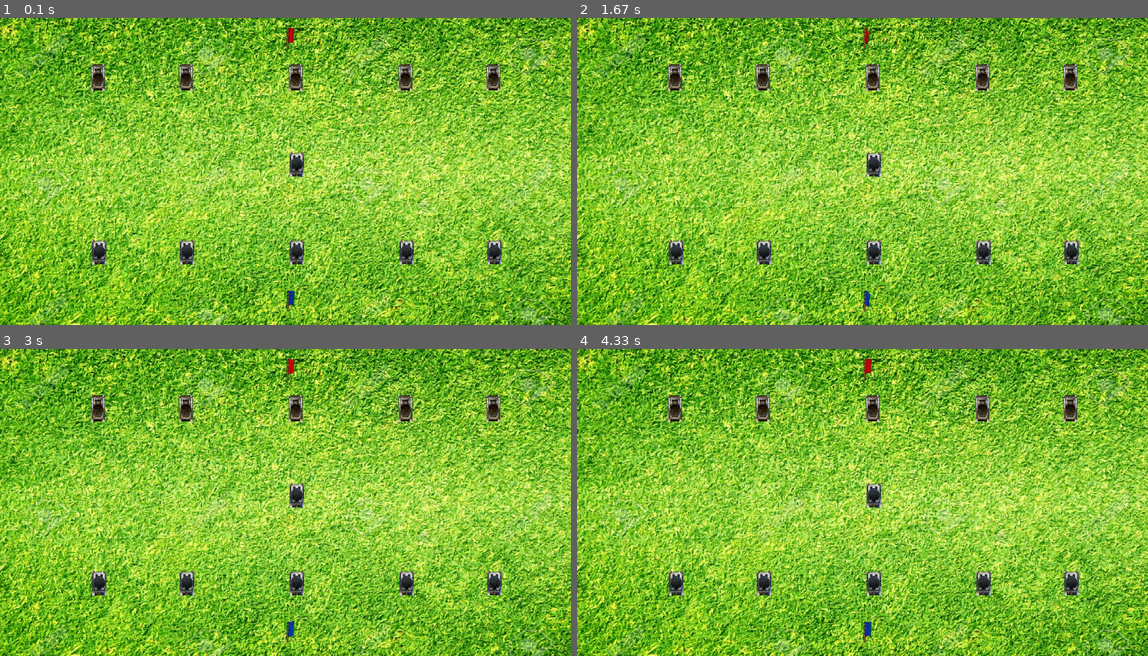
Above: before the commit, frames 1-4 (two rows, left to right).
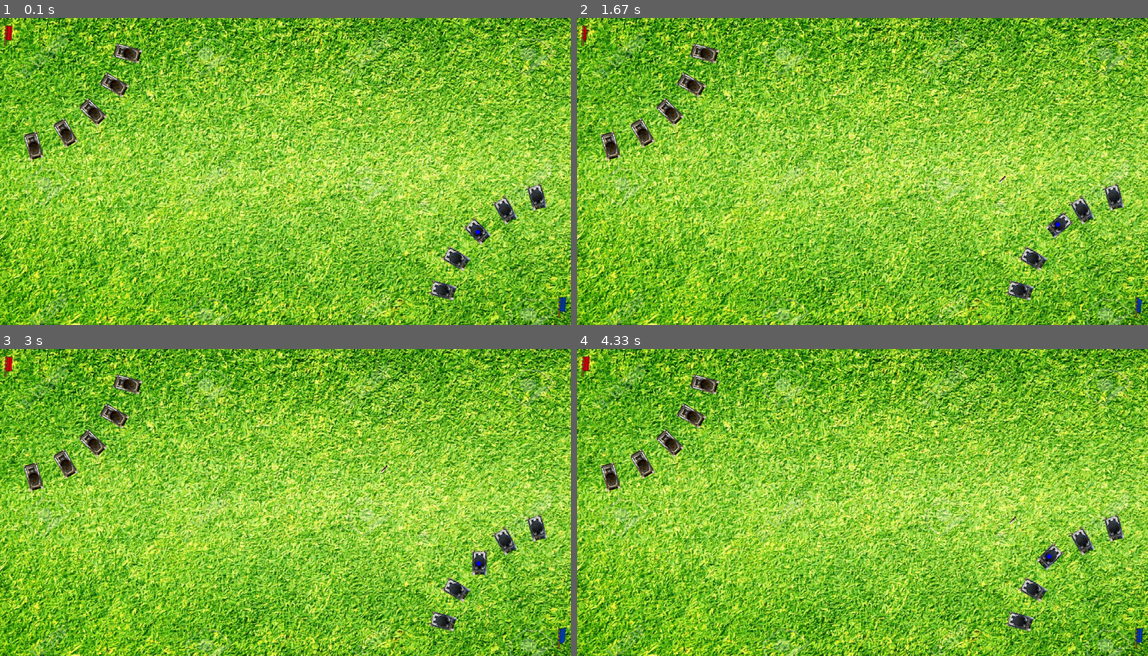
Above: after the commit, the same moments.

Repository: khanhtran-cse/ass-game-2018
Game: pygame game, started from main.py
Two runs of this game, one before a commit and one after it. Both use one fixed random seed, a clock stepped at 60 frames per second and the inputs below.
Inputs:
- Up to frame 1 (0.1 s): no input
- Up to frame 2 (1.67 s): tap Space at 0.33, 0.73, 1.03, 1.23, 1.57 s; hold D 0.67-1.13 s; hold W 1.17-1.47 s; hold D from 1.5 s (still down)
- Up to frame 3 (3 s): tap Space at 1.87, 2.07, 2.37, 2.63, 2.97 s; release D at 1.97 s; hold A 2-2.53 s; hold S 2.57-2.87 s; hold A from 2.9 s (still down)
- Up to frame 4 (4.33 s): tap Space at 3.27, 3.4, 3.8, 4.1 s; release A at 3.3 s; hold W 3.33-3.7 s; hold D from 3.73 s (still down)

The runs differ from the first frame. In frame 1, 4.8% of the frame differs, in the area x 0-100%, y 2-98%; in frame 2, 4.7%; in frame 3, 4.8%; in frame 4, 4.8%.

Commit message:
[update] AI

Diff:
--- a/basetank.py
+++ b/basetank.py
@@ -1,53 +1,154 @@
 
 from const import *
 from util import *
+from bullet import Bullet
+import random
 
 class BaseTank(pygame.sprite.Sprite):
 
 	speed = TANK_SPEED
-	isDestroy = False
 	isVisible = False
+	canShot = True
 	size_image = (50,30)
 
-	def __init__(self, pos):
+	def __init__(self, position, angle, isAlly):
 		pygame.sprite.Sprite.__init__(self)
 
 		self.image_sprite = pygame.image.load('./images/tank-sprite-png-2.png')
 
-		self.pos = pos
+		self.position = position
+		self.isAlly = isAlly
+		self.angle = angle
+		if isAlly == True:
+			self.tank1_image()
+		else:
+			self.tank2_image()
 		self.hp = TANK_HP
 
+		self.state = ('Nothing')
+
+		self.timeToReload = pygame.time.get_ticks()
+		self.timeToChangeAI = pygame.time.get_ticks()
+
 	def tank1_image(self):
-		self.image = self.image_sprite.subsurface((182,15,232 - 182,88-15))
-		self.rect = (self.pos, (232 - 182,88-15))
+		self.original_image = self.image_sprite.subsurface((182,15,232 - 182,88-15))
+		self.image = pygame.transform.rotate(self.original_image, self.angle)
+		self.rect = self.image.get_rect(center = self.position)
 
 	def tank2_image(self):
-		self.image = self.image_sprite.subsurface((182,345,232 - 182,415-345))
-		self.rect = (self.pos, (232 - 182,415-345))
+		self.original_image = self.image_sprite.subsurface((182,345,232 - 182,415-345))
+		self.image = pygame.transform.rotate(self.original_image, self.angle)
+		self.rect = self.image.get_rect(center = self.position)
 
-
-	def updateIsDestroy(self):
-		self.isDestroy = True
 
 	def updateIsVisible(self, isVisible):
 		self.isVisible = isVisible
 
-	def move(self, loc):
-		pass
+	def move(self, direction):
+		if(direction == "head"):
+			self.position = newPosition(self.position, self.angle +90 , self.speed)
+		elif(direction == 'left'):
+			self.angle += TANK_ANGLE_TO_ROTATE
+			self.angle %=360
+			# self.position = newPosition(self.position, self.angle, self.speed)
+		elif(direction == 'right'):
+			self.angle -= TANK_ANGLE_TO_ROTATE
+			self.angle %=360
+			# self.position = newPosition(self.position, self.angle, self.speed)
+		elif(direction == 'back'):
+			self.position = newPosition(self.position, self.angle + 90, -self.speed)
+		x, y = self.position
+		if x <= 0:
+			x = 0
+		elif x >= WINDOW_WIDTH:
+			x = WINDOW_WIDTH
+		if y <=0:
+			y =0
+		elif y >= WINDOW_HEIGHT:
+			y = WINDOW_HEIGHT
+		self.position = (x,y)
+		# print(self.angle)
+		# print(self.position)
 
 	def shot(self):
-		pass
+		if self.canShot:
+			self.canShot = False
+			return Bullet(self.angle +90, newPosition(self.position, self.angle + 90, TANK_ALPHA_FOR_BULLET_FIRE))
+		else:
+			print("Need time to reload")
+			return None
 
 	def isShoted(self, hp):
 		if hp < self.hp:
 			self.hp -= hp
 			# animation for shoted
 		else:
-			self.isDestroy = True
 			# animation for destroyed
+			self.kill()
 
-	def perception(self):
+	def perception(self, teamEnemy, flagEnemy, flagAlly, attack_per):
+		res = []
+		mi = 100000000
+		for i in teamEnemy:
+			res.append(distance_eulic(self.position, i.position) )
+			if(res[-1] < mi):
+				temp = i
+		res.append(distance_eulic(self.position, flagEnemy.position))
+		if (res[-1]<mi):
+			temp = flagEnemy
+		tmp = min(res)
+		if tmp <= BULLET_MAX_DISTANCE**2:
+			return ('findEnemy', temp)
+		elif flagAlly.hp <= FLAG_HP_WARNING:
+			return ('inDefend', flagAlly)
+		elif flagEnemy.hp <= FLAG_HP_WARNING:
+			return('inAttack', flagEnemy)
+		elif random.random() <= attack_per:
+			return('inAttack', flagEnemy)
+		else:
+			return('inDefend', flagEnemy)
+
+
+	def moveAt(self,target):
+		angle = pygame.math.Vector2(target.position[0]- self.position[0], target.position[1]- self.position[1]).angle_to((1,0))
+		# print(abs(angle), self.angle +90)
+		if( abs(abs(angle)-(self.angle+90)) < ANGLE_PERCENT) :
+			self.move('head')
+		else:
+			self.move('left')
 		pass
 
+	def AI(self, teamEnemy, bulletGroup, flagEnemy, flagAlly,attack_per):
+		self.tmp = pygame.time.get_ticks()
+		if self.tmp - self.timeToChangeAI  >= TIMER:
+			# print('in')
+			self.timeToReload = self.tmp
+			self.state = self.perception(teamEnemy, flagEnemy, flagAlly,attack_per)
+		if (self.state[0] == 'findEnemy'):
+			# print(self.state[1])
+			angle = pygame.math.Vector2(self.state[1].position[0]- self.position[0], self.state[1].position[1]- self.position[1]).angle_to((1,0))
+			# print(abs(angle), self.angle +90)
+			if( abs(abs(angle)-(self.angle+90)) < ANGLE_PERCENT) and self.canShot  :
+				print('shot')
+				bulletGroup.add(self.shot())
+			else:
+				self.move('back')
+
+		elif (self.state[0] == 'inAttack'):
+			self.moveAt(self.state[1])
+		elif (self.state[0] == 'inDefend'):
+			self.moveAt(self.state[1])
+		else:
+			print('stay')
+		return self.state
+
+
+
 	def update(self):
-		pass
+		self.tmp = pygame.time.get_ticks()
+		if (self.tmp - self.timeToReload > TANK_TIME_RELOAD):
+			self.timeToReload = self.tmp
+			self.canShot = True
+		self.image = pygame.transform.rotate(self.original_image, self.angle)
+		self.rect = self.image.get_rect(center = self.position)
+		# self.rect = (self.position, (232 - 182,415-345))
--- a/bullet.py
+++ b/bullet.py
@@ -1,50 +1,62 @@
 from const import *
+from util import *
 
 class Bullet(pygame.sprite.Sprite):
 
 	isStop = False
 	speed = BULLET_SPEED
+	timeCollionWithWall = BULLET_TIME_REFLECT_WALL
 
-	def __init__(self, screen, typ, damage, vect, start_pos):
+	def __init__(self, angle, position):
 		"""type of buttle like laze, ...
 			vect: pygame.math.Vector2
 		"""
 		super().__init__()
 
-		self.image = pygame.image.load('./images/bullet_25_25.jpg')
-		self.size = self.image.get_rect().size
-
-		self.screen = screen
-
-		self.typ = typ
-		self.damage = damage
-		self.vect = vect
-		self.start_pos = start_pos
-		self.start_time = pygame.time.get_ticks()
+		self.image_sprite = pygame.image.load('./images/bullet_x.jpg').convert_alpha()
+		self.original_image = self.image_sprite.subsurface((427,253,468-427,372-253))
+		self.original_image = pygame.transform.scale(self.original_image, (5,20))
+		self.image = pygame.transform.rotate(self.original_image, angle)
+		self.original_position = position
+		self.position = position
+		self.rect = self.image.get_rect(center= self.position)
+		self.angle = angle
 		self.damage = BULLET_DAMAGE
 
+		self.start_time = pygame.time.get_ticks()
 
-
-	def checkCollisionWithWall(self, map):
+	def checkCollisionWithWall(self):
 		"""		width
 			0---y--->
 			|
 			|x height
 			|
 		"""
-		map_width, map_height = map.getSize()
-		self.updatePos();
-		(current_x, current_y) = self.pos
-		if 0 < current_y < map_width  and 0 < current_x < map_height:
+		(current_x, current_y) = self.position
+		if 0 < current_x < WINDOW_WIDTH  and 0 < current_y < WINDOW_HEIGHT:
 			return False
 		return True
 
-	def update():
-		pass
+	def update(self):
+		self.updatePos()
+		print(self.angle)
+		if self.checkCollisionWithWall():
+			if self.timeCollionWithWall ==0 :
+				self.kill()
+			else:
+				self.angle = (180-self.angle)*2+ self.angle
+			self.timeCollionWithWall-=1
+		# else self.checkCollisionWithTarget():
+		# 	pass
+		self.image = pygame.transform.rotate(self.original_image, self.angle)
+		self.rect = self.image.get_rect(center= self.position)
 
 	def updatePos(self):
-		current_time = pygame.time.get_ticks()
-		self.pos = (self.vect*(current_time - self.start_time)*self.speed + self.start_pos)
+		if distance_eulic(self.position, self.original_position) >= BULLET_MAX_DISTANCE**2:
+			self.kill()
+		tmp = pygame.time.get_ticks()
+		self.position = newPosition(self.position, self.angle, (tmp - self.start_time)*self.speed)
+		self.start_time = tmp
 
 	def render():
 		vectX = pygame.math.Vector2(1,0)
@@ -55,4 +67,5 @@
 	def checkCollisionWithTarget(self, target):
 		""" include collision with tank or enemy's home
 		"""
+
 		pass
--- a/const.py
+++ b/const.py
@@ -15,6 +15,7 @@
 # flag
 
 FLAG_HP = 5000
+FLAG_HP_WARNING = 1500
 
 # team mate
 
@@ -23,21 +24,42 @@
 
 # tank
 
+TANK_ANGLE_TO_ROTATE = 5 # degree
+
 TANK_SPEED = 2 # m/s
 
 TANK_VIEWRANGE = 50 # m
 
-TANK_TIME_RELOAD = 10000 # ms
+TANK_TIME_RELOAD = 1000 # ms
 
 TANK_HP = 1000
 
+TANK_ALPHA_FOR_BULLET_FIRE = 40
+
+TANK_RAM = 10
+
 # bullet
 
-BULLET_SPEED = 1/300 # m/ms
+BULLET_SPEED = 1/10 # m/ms
 
 BULLET_DAMAGE = 200
 
-COLOR_BLUE = '#0000FF'
+BLUE = (0,0,255)
+
+BULLET_TIME_REFLECT_WALL = 1
+
+BULLET_MAX_DISTANCE = 350
 
 #player
 PLAYER_CONTROL_TANK = 3
+
+# stragy
+
+ENEMY_RANDOM_ATTACK = 0.6
+
+
+ALLY_RANDOM_ATTACK = .8
+
+ANGLE_PERCENT = 5
+
+TIMER = 5000
--- a/demo.py
+++ b/demo.py
@@ -1,28 +1,60 @@
-import pygame
-import time
-from bullet import *
-from util import *
+# import pygame
+# import time
+# from bullet import *
+# from util import *
+
+# pygame.init()
+
+# screen = pygame.display.set_mode(WINDOW_SIZE)
+
+# background = pygame.image.load('./images/background.jpg')
+# background = pygame.transform.scale(background, WINDOW_SIZE)
+# sprite_flag = sprite_sheet((25,50), './images/flag_200x100.png')
+
+# clock = pygame.time.Clock()
+# exit = False
+# i =0
+# while not exit:
+#   for event in pygame.event.get():
+#       if event.type == pygame.QUIT:
+#           exit = True
+#   screen.blit(background, (0,0))
+
+#   screen.blit(sprite_flag[i%7], (50, 100))
+#   i +=1
+#   pygame.display.flip()
+#   clock.tick(4)
+
+# pygame.quit()
+# print(newPosition((1,1), 60, -5))
+
+import sys, pygame
+from pygame.locals import *
 
 pygame.init()
+SCREEN = pygame.display.set_mode((200, 200))
+CLOCK  = pygame.time.Clock()
 
-screen = pygame.display.set_mode(WINDOW_SIZE)
+surface = pygame.Surface((50 , 50))
+surface.fill((0, 0, 0))
+rotated_surface = surface
+rect = surface.get_rect()
+print(rect)
+angle = 0
 
-background = pygame.image.load('./images/background.jpg')
-background = pygame.transform.scale(background, WINDOW_SIZE)
-sprite_flag = sprite_sheet((25,50), './images/flag_200x100.png')
+while True:
+    for event in pygame.event.get():
+        if event.type == QUIT:
+            pygame.quit()
+            sys.exit()
 
-clock = pygame.time.Clock()
-exit = False
-i =0
-while not exit:
-	for event in pygame.event.get():
-		if event.type == pygame.QUIT:
-			exit = True
-	screen.blit(background, (0,0))
+    SCREEN.fill((255, 255, 255))
+    angle += 30
+    angle %=360
+    rotated_surface = pygame.transform.rotate(surface, angle)
+    rect = rotated_surface.get_rect(center = (100, 100))
+    print(rect)
+    SCREEN.blit(rotated_surface, (rect.x, rect.y))
 
-	screen.blit(sprite_flag[i%7], (50, 100))
-	i +=1
-	pygame.display.flip()
-	clock.tick(4)
-
-pygame.quit()
+    pygame.display.update()
+    CLOCK.tick(3)
--- a/flag.py
+++ b/flag.py
@@ -5,14 +5,23 @@
 	size_image = (25, 50)
 	number_image = 7
 	hp = FLAG_HP
+	lose = False
 
-	def __init__(self, pos, isEnemy):
+	def __init__(self, position, isEnemy):
 		super().__init__()
 		self.images = sprite_sheet(self.size_image, './images/flag_200x100.png')
-		self.pos = pos
+		self.position = position
 		self.isEnemy = isEnemy
 		self.index = 0
-		self.rect = (pos, self.size_image)
+		self.rect =  self.images[0].get_rect(center = self.position)
+
+	def isShoted(self, hp):
+		if hp < self.hp:
+			self.hp -= hp
+			# animation for shoted
+		else:
+			# animation for destroyed
+			self.lose = True
 
 	def update(self):
 		self.index += 1
--- a/main.py
+++ b/main.py
@@ -2,63 +2,143 @@
 from team import Team
 from flag import Flag
 from basetank import BaseTank
+from util import *
 
 def main():
-	clock = pygame.time.Clock()
+    clock = pygame.time.Clock()
 
-	pygame.init()
+    pygame.init()
 
-	screen = pygame.display.set_mode(WINDOW_SIZE)
+    screen = pygame.display.set_mode(WINDOW_SIZE)
 
-	background = pygame.image.load('./images/background.jpg')
-	background = pygame.transform.scale(background, WINDOW_SIZE)
+    background = pygame.image.load('./images/background.jpg')
+    background = pygame.transform.scale(background, WINDOW_SIZE)
 
-	# init team
-	posEnemy = [(200, 100),(400, 100), (650, 100), (900,100), (1100,100)]
+    # init team
+    posEnemy = [(290, 78), (260, 150), (212, 212), (150, 260), (78,  290)]
+    angleEnemy = [75, 60, 45, 30, 15, 0]
 
-	teamEnemyGroup = pygame.sprite.Group()
-	Team(teamEnemyGroup,posEnemy, False)
+    teamEnemyGroup = pygame.sprite.Group()
+    Team(teamEnemyGroup,posEnemy, angleEnemy, False)
 
-	posAlly = [(200, 500), (400, 500), (650, 500), (900, 500), (1100,  500)]
-	teamAllyGroup = pygame.sprite.Group()
-	Team(teamAllyGroup,posAlly,  True)
+    # flag
+    posFlagEnemy = (20, 40)
+    flagEnemy = Flag(posFlagEnemy, True)
 
-	#player
-	playerTank = BaseTank((650, 300))
-	playerTank.tank1_image()
+    # ally team
+    posAlly = [(WINDOW_WIDTH- 290, WINDOW_HEIGHT- 78), (WINDOW_WIDTH- 260, WINDOW_HEIGHT- 150), (WINDOW_WIDTH- 150,  WINDOW_HEIGHT-260), (WINDOW_WIDTH- 78,  WINDOW_HEIGHT- 290)]
+    angleAlly = [75, 60, 30, 15]
 
-	# flag
-	posFlagEnemy = (650, 20)
-	posFlagAlly = (650, 620)
+    teamAllyGroup = pygame.sprite.Group()
+    Team(teamAllyGroup, posAlly, angleAlly, True)
 
-	flagEnemy = Flag(posFlagEnemy, True)
-	flagAlly = Flag(posFlagAlly, False)
+    # flag
+    posFlagAlly = (WINDOW_WIDTH- 20, WINDOW_HEIGHT-40)
+    flagAlly = Flag(posFlagAlly, False)
 
-	flagGroup = pygame.sprite.Group()
-	flagGroup.add(flagEnemy)
-	flagGroup.add(flagAlly)
 
-	exit = False
-	while not exit:
-		for event in pygame.event.get():
-			if event.type == pygame.QUIT:
-				exit = True
-			# if event.type == pygame.KEYDOWN:
-			# 	if event.key == pygame.K_A:
+    #player
+    playerTank = BaseTank( (WINDOW_WIDTH- 212, WINDOW_HEIGHT- 212), 45, True)
+    teamAllyGroup.add(playerTank)
 
-			# 	else:
+    flagGroup = pygame.sprite.Group()
+    flagGroup.add(flagEnemy)
+    flagGroup.add(flagAlly)
 
-		screen.blit(background, (0,0))
+    bulletGroup = pygame.sprite.Group()
+    bulletEnemyGroup = pygame.sprite.Group()
+    # all tank to
+    allTankGroup = pygame.sprite.Group()
+    allTankGroup.add(teamAllyGroup.sprites())
+    allTankGroup.add(teamEnemyGroup.sprites())
+    # print(allTankGroup.sprites())
+    exit = False
+    gameover = False
+    while not exit:
+        for event in pygame.event.get():
+            if event.type == pygame.QUIT or event.type == pygame.K_ESCAPE:
+                exit = True
 
-		flagGroup.update()
-		flagGroup.draw(screen)
-		teamEnemyGroup.draw(screen)
-		teamAllyGroup.draw(screen)
+        keystate = pygame.key.get_pressed()
+        if gameover == False:
+            #handle player 2 input
+            if(keystate[pygame.K_w]):
+                playerTank.move('head')
+            elif(keystate[pygame.K_s]):
+                playerTank.move('back')
+            elif(keystate[pygame.K_a]):
+                playerTank.move('left')
+            elif(keystate[pygame.K_d]):
+                playerTank.move('right')
+            elif(keystate[pygame.K_SPACE]):
+                newBullet = playerTank.shot()
+                if newBullet:
+                    bulletGroup.add(newBullet)
 
-		screen.blit(playerTank.image, playerTank.pos)
+            screen.blit(background, (0,0))
 
-		pygame.display.flip()
-		clock.tick(FPS)
+            flagGroup.update()
+            flagGroup.draw(screen)
+            teamEnemyGroup.update()
+            teamEnemyGroup.draw(screen)
+            teamAllyGroup.update()
+            teamAllyGroup.draw(screen)
+
+            pygame.draw.circle(screen, BLUE, (int(playerTank.position[0]), int(playerTank.position[1])), 5)
+
+            bulletGroup.update()
+            bulletGroup.draw(screen)
+            # print(bulletGroup.sprites())
+            # print(playerTank.rect)
+            # print(allTankGroup.rect)
+            # factor
+            # if
+                # pass
+            for i in allTankGroup.sprites():
+                if i in teamEnemyGroup:
+                    state = i.AI(teamAllyGroup,bulletGroup, flagAlly, flagEnemy, ENEMY_RANDOM_ATTACK)
+                    print("ENEMY: ", state)
+                else:
+                    if i != playerTank:
+                        i.AI(teamEnemyGroup,bulletGroup, flagEnemy,flagAlly, ALLY_RANDOM_ATTACK)
+
+
+
+            for i in allTankGroup.sprites():
+                if(collisionTankWithBullets(i,bulletGroup)):
+                    #animation fire...
+                    i.isShoted(BULLET_DAMAGE)
+
+            for i in flagGroup.sprites():
+                if(collisionTankWithBullets(i, bulletGroup)):
+                    i.isShoted(BULLET_DAMAGE)
+
+            for i in allTankGroup.sprites():
+                tmp = collisionTankWithTank(i, allTankGroup)
+                if (tmp != None):
+                    tmp.isShoted(TANK_RAM)
+                    i.isShoted(TANK_RAM)
+                    #animation
+
+
+            for i in flagGroup.sprites():
+                if i.lose:
+                    gameover = True;
+        else:
+            showEndGame(screen, flagEnemy.lose)
+        # screen.blit(playerTank.image, playerTank.position)
+
+        pygame.display.flip()
+        clock.tick(FPS)
+
+def showEndGame(screen, enemyLose):
+
+    hintFont = pygame.font.SysFont("helvetica", 30)
+    if enemyLose:
+        score = hintFont.render('Your Win', True, (244, 66, 66))
+    else:
+        score = hintFont.render('Game Over', True, (244, 66, 66))
+    screen.blit(score, (WINDOW_WIDTH/2-50, WINDOW_HEIGHT/2- 10))
 
 if __name__ == '__main__':
-	main()
+    main()
--- /dev/null
+++ b/score.py
@@ -0,0 +1,39 @@
+import pygame
+
+class Score:
+	SCORE_COLOR = (29, 155, 1)
+	FAILURE_COLOR = (244, 66, 66)
+	BACKGROUND = pygame.image.load('./images/score-background.png')
+	score = 0
+	miss = 0
+
+	def __init__(self, gameDisplay, x,y):
+		self.gameDisplay = gameDisplay
+		self.x = x
+		self.y = y
+		self.titleScore = "Score: "
+		self.titleMiss = "Failure: "
+		self.font = pygame.font.SysFont("helvetica", 30)
+
+	def increaseScore(self):
+		self.score += 1
+
+	def decreaseMiss(self):
+		self.miss += 1
+
+	def getScore(self):
+		return self.score
+
+	def getMiss(self):
+		return self.miss
+
+	def resetScore(self):
+		self.miss = 0
+		self.score = 0
+
+	def draw(self):
+		textScore = self.font.render(self.titleScore + str(self.score), True, Score.SCORE_COLOR)
+		textMiss = self.font.render(self.titleMiss + str(self.miss), True, Score.FAILURE_COLOR)
+		self.gameDisplay.blit(Score.BACKGROUND,(self.x - 10, self.y - 5))
+		self.gameDisplay.blit(textScore, (self.x, self.y ))
+		self.gameDisplay.blit(textMiss, (self.x, self.y+ 20))
--- a/team.py
+++ b/team.py
@@ -3,16 +3,13 @@
 
 class Team:
 
-	def __init__(self, teamGroup, pos, isAlly):
+	def __init__(self, teamGroup, positions, angles, isAlly):
 		self.teamSize = TEAM_SIZE
 		self.teamGroup = teamGroup
-		for i in range(len(pos)):
-			print(pos[i])
-			tank = BaseTank(pos[i])
-			if(isAlly):
-				tank.tank1_image()
-			else:
-				tank.tank2_image()
+		self.isAlly = isAlly
+		for i in range(len(positions)):
+			# print(pos[i])
+			tank = BaseTank(positions[i], angles[i], isAlly)
 			self.teamGroup.add(tank)
 
 	# def
--- a/util.py
+++ b/util.py
@@ -1,4 +1,6 @@
 import pygame
+import math
+
 
 def sprite_sheet(size,file,pos=(0,0)):
 
@@ -9,17 +11,54 @@
     sheet = pygame.image.load(file).convert_alpha() #Load the sheet
     sheet_rect = sheet.get_rect()
     sprites = []
-    print (sheet_rect.height, sheet_rect.width)
+    # print (sheet_rect.height, sheet_rect.width)
     for i in range(0,sheet_rect.height,size[1]):#rows
-        print ("row")
+        # print ("row")
         for i in range(0,sheet_rect.width,size[0]):#columns
-            print ("column")
+            # print ("column")
             sheet.set_clip(pygame.Rect(sprt_rect_x, sprt_rect_y, len_sprt_x, len_sprt_y)) #find sprite you want
             sprite = sheet.subsurface(sheet.get_clip()) #grab the sprite you want
             sprites.append(sprite)
             sprt_rect_x += len_sprt_x
-            print(sprt_rect_x,  sprt_rect_y)
+            # print(sprt_rect_x,  sprt_rect_y)
         sprt_rect_y += len_sprt_y
         sprt_rect_x = 0
-    print(sprites)
+    # print(sprites)
     return sprites
+
+def newPosition(position, angle, speed):
+    x, y = position
+    xx =x + math.cos(math.radians(angle))* speed
+    yy = y - math.sin(math.radians(angle))* speed
+    # print(angle)
+    return (xx,yy)
+
+def subtract(position, delta):
+    x, y = position
+    deltaX, deltaY = delta
+    return (x-deltaX, y-deltaY)
+
+def collisionTankWithBullets(tank, bullets):
+    x,y,w,h = tank.rect
+    nWidth = 30
+    rect = pygame.Rect(x + w/2-nWidth/2, y +  h/2-nWidth/2, nWidth, nWidth )
+    for i in bullets:
+        if i.rect.colliderect(rect):
+            i.kill()
+            return True
+    return False
+
+def collisionTankWithTank(tank, allTanks):
+    x,y,w,h = tank.rect
+    nWidth = 50
+    rect = pygame.Rect(x + w/2-nWidth/2, y +  h/2-nWidth/2, nWidth, nWidth )
+    for ortherTank in allTanks:
+        if ortherTank != tank :
+            x,y,w,h = ortherTank.rect
+            rectOrther = pygame.Rect(x + w/2-nWidth/2, y +  h/2-nWidth/2, nWidth, nWidth )
+            if(rectOrther.colliderect(rect)):
+                return ortherTank
+    return None
+
+def distance_eulic(pos1, pos2):
+    return abs(pos1[0] - pos2[0])**2 + abs(pos1[1] - pos2[1])**2
Binary file added: images/bullet_x.jpg
